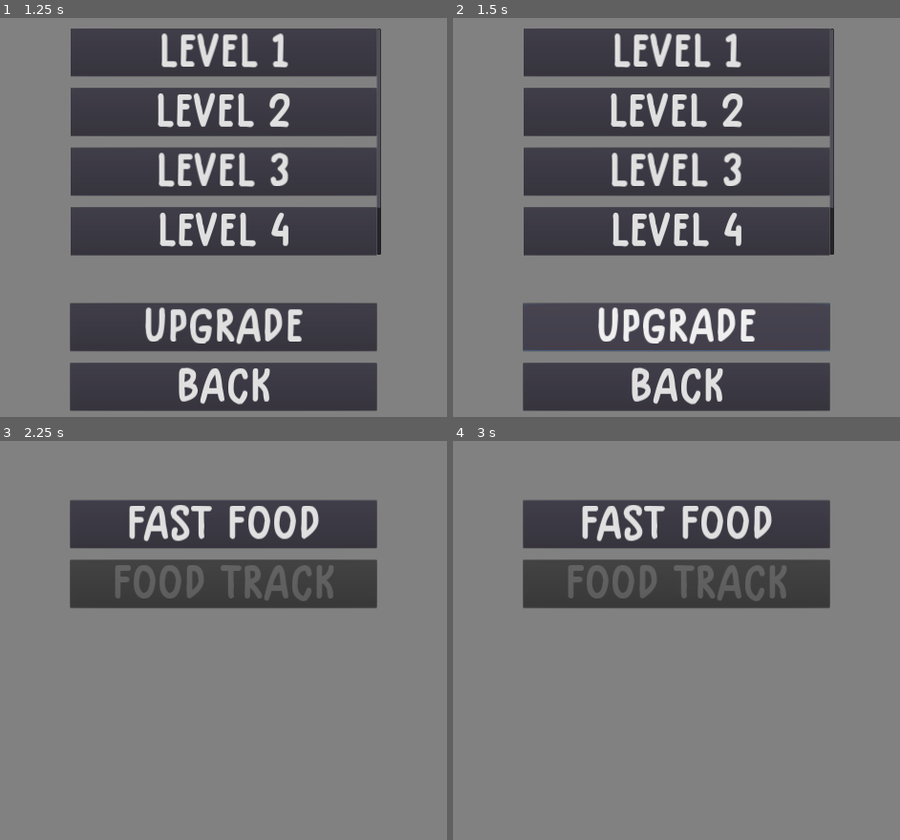
Above: before the commit, frames 1-4 (two rows, left to right).
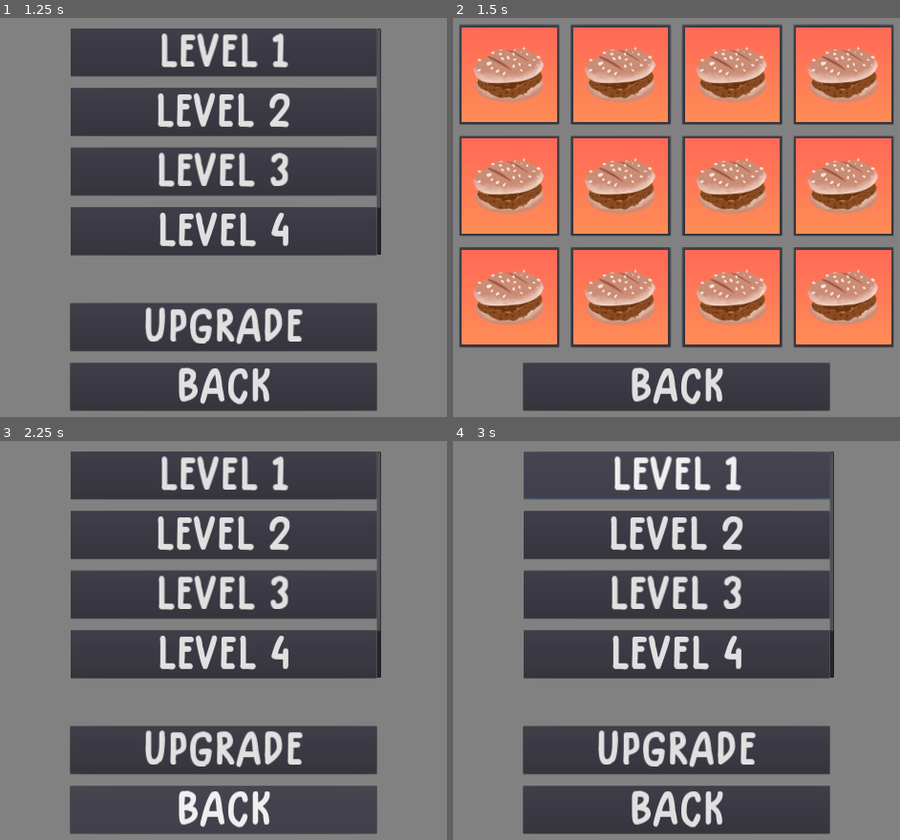
Above: after the commit, the same moments.

Repository: samuelpedrajas/MyVeganRestaurant
Game: Godot game, scene res://Scenes/Game.tscn
Same seed, same stepped clock (60 frames per second), same inputs: the game is played once before the commit and once after it.
Inputs (mouse positions are in pixels of both pictures, inside the frame that each line leads up to):
- Up to frame 1 (1.25 s): click "Fast Food" at 0.5 s
- Up to frame 2 (1.5 s): click "UPGRADE" at 1.25 s
- Up to frame 3 (2.25 s): click "BACK" at 2 s
- Up to frame 4 (3 s): click (676, 476) at 2.75 s, where only the run after the commit has a clickable "Level 1"

Frame 1 is identical in both runs. In frame 2, 73% of the frame differs, in the area x 1-99%, y 1-84%; in frame 3, 45%; in frame 4, 45%.

Commit message:
progress

Diff:
--- a/Scenes/Game.tscn
+++ b/Scenes/Game.tscn
@@ -22,3 +22,5 @@
 visible = false
 [connection signal="kitchen_selected" from="KitchenSelection" to="." method="_on_KitchenSelection_kitchen_selected"]
 [connection signal="close_request" from="LevelSelection" to="." method="_on_LevelSelection_close_request"]
+[connection signal="open_request" from="LevelSelection" to="." method="_on_LevelSelection_open_request"]
+[connection signal="close_request" from="KitchenUpgrades" to="." method="_on_KitchenUpgrades_close_request"]
--- a/Scenes/KitchenUpgrades.tscn
+++ b/Scenes/KitchenUpgrades.tscn
@@ -1,11 +1,13 @@
-[gd_scene load_steps=3 format=2]
+[gd_scene load_steps=4 format=2]
 
 [ext_resource path="res://Fonts/Button.tres" type="DynamicFont" id=1]
 [ext_resource path="res://icon.png" type="Texture" id=2]
+[ext_resource path="res://Scripts/KitchenUpgrades.gd" type="Script" id=3]
 
 [node name="KitchenUpgrades" type="Control"]
 anchor_right = 1.0
 anchor_bottom = 1.0
+script = ExtResource( 3 )
 __meta__ = {
 "_edit_use_anchors_": false
 }
@@ -16,12 +18,14 @@
 color = Color( 0.509804, 0.509804, 0.509804, 1 )
 
 [node name="UpgradeGrid" type="GridContainer" parent="."]
-anchor_right = 1.0
-anchor_bottom = 1.0
-margin_left = 415.0
-margin_top = 70.0
-margin_right = -415.0
-margin_bottom = -200.0
+anchor_left = 0.5
+anchor_top = 0.5
+anchor_right = 0.5
+anchor_bottom = 0.5
+margin_left = -545.0
+margin_top = -470.0
+margin_right = 545.0
+margin_bottom = 340.0
 custom_constants/vseparation = 30
 custom_constants/hseparation = 30
 columns = 4
@@ -145,3 +149,4 @@
 __meta__ = {
 "_edit_use_anchors_": false
 }
+[connection signal="pressed" from="Back" to="." method="_on_Back_pressed"]
--- a/Scenes/LevelSelection.tscn
+++ b/Scenes/LevelSelection.tscn
@@ -87,4 +87,5 @@
 __meta__ = {
 "_edit_use_anchors_": false
 }
+[connection signal="pressed" from="Bottom/Upgrade" to="." method="_on_Upgrade_pressed"]
 [connection signal="pressed" from="Bottom/Back" to="." method="_on_Back_pressed"]
--- a/Scripts/Game.gd
+++ b/Scripts/Game.gd
@@ -12,3 +12,11 @@
 func _on_LevelSelection_close_request():
 	$LevelSelection.close_screen()
 	$KitchenSelection.open_screen()
+
+
+func _on_LevelSelection_open_request(screen_name):
+	get_node(screen_name).open_screen()
+
+
+func _on_KitchenUpgrades_close_request():
+	$KitchenUpgrades.close_screen()
--- /dev/null
+++ b/Scripts/KitchenUpgrades.gd
@@ -0,0 +1,16 @@
+extends Control
+
+
+signal close_request
+
+
+func open_screen():
+	show()
+
+
+func close_screen():
+	hide()
+
+
+func _on_Back_pressed():
+	emit_signal("close_request")
--- a/Scripts/LevelSelection.gd
+++ b/Scripts/LevelSelection.gd
@@ -1,6 +1,7 @@
 extends Control
 
 
+signal open_request
 signal close_request
 
 var level_button_text = "Level %s"
@@ -29,5 +30,9 @@
 		level.queue_free()
 
 
+func _on_Upgrade_pressed():
+	emit_signal("open_request", "KitchenUpgrades")
+
+
 func _on_Back_pressed():
 	emit_signal("close_request")
